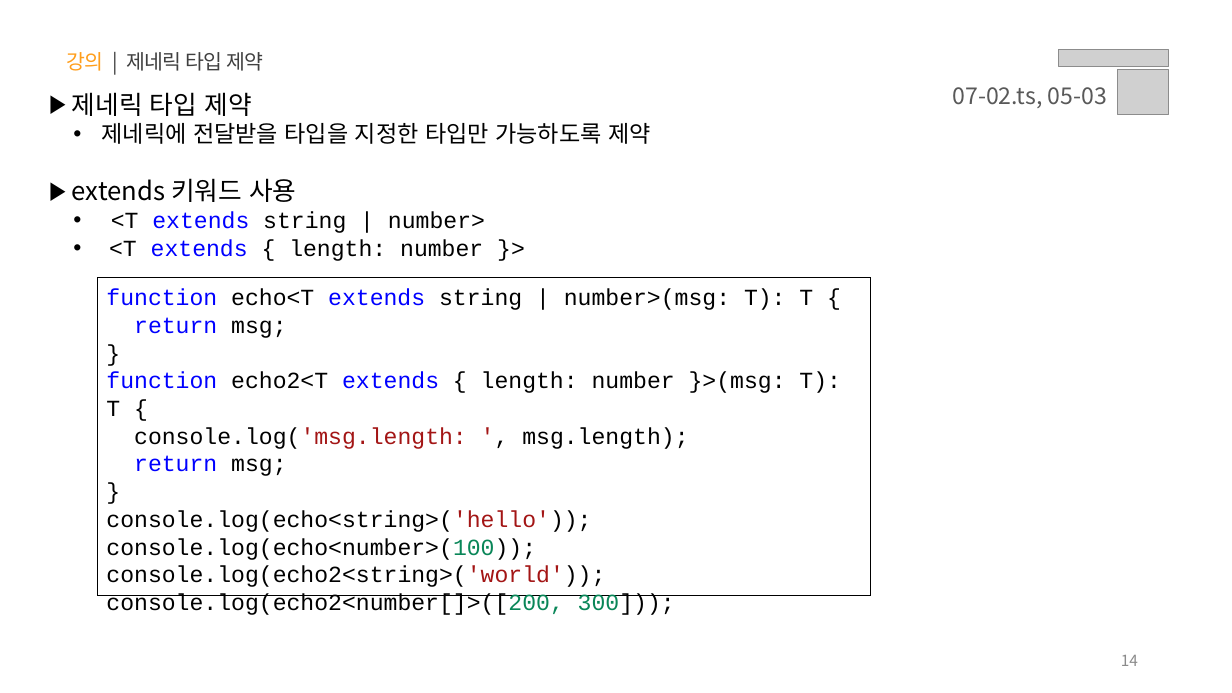
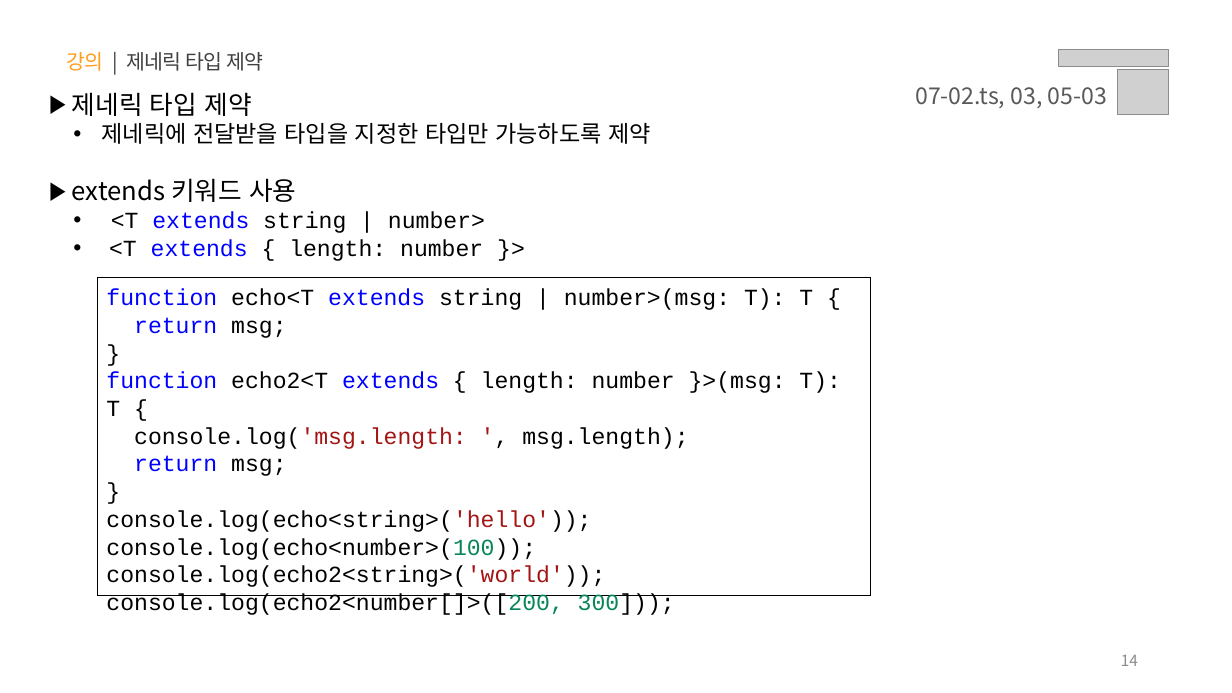
Before and after one commit to uzoolove/FESP02-typescript, a slide deck: slide 14 of PPT/02.타입스크립트 - 클래스, 모듈, 제네릭.pptx. Drawn at 1232x693 pixels with LibreOffice and Linux fonts; fonts in the diff are those of the drawing; grey boxes stand for pictures. Boxes give left, top, right and bottom in pixels: in the first picture for what was removed or moved away, otherwise in the second. Text is boxed around its words. In the diff, an @@ line names an element or a change of style, - is before the commit and + after.

```diff
--- a/PPT/02.타입스크립트 - 클래스, 모듈, 제네릭.pptx
+++ b/PPT/02.타입스크립트 - 클래스, 모듈, 제네릭.pptx
@@ text at (x1=915, y1=87, x2=1107, y2=108): text changed @@
-07-02.ts, 05-03
+07-02.ts, 03, 05-03
```
